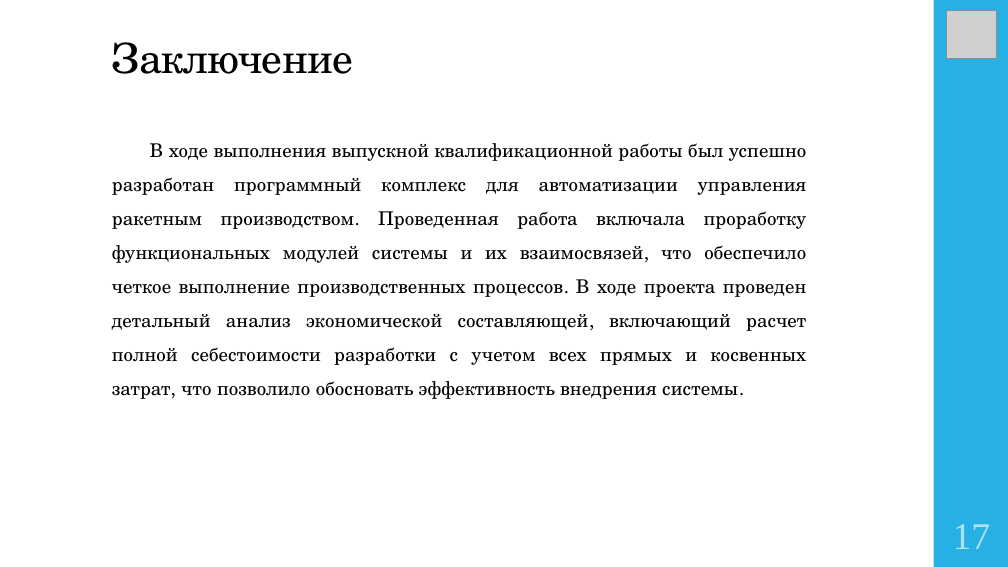
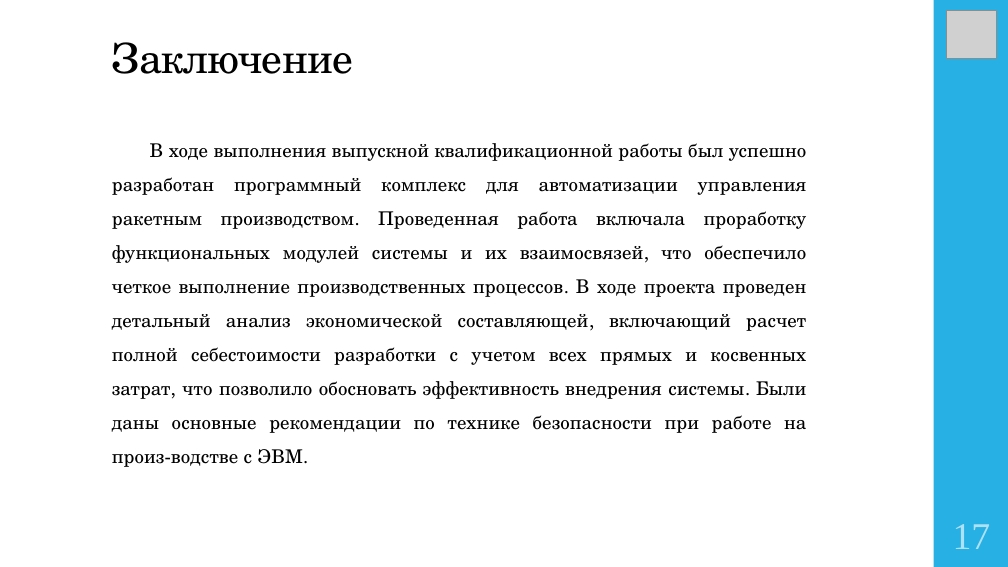
Before and after one commit to drmkrv/Zavod, a slide deck: slide 17 of ВКР и презентация/Презентация Живайкин.pptx. Drawn at 1008x567 pixels with LibreOffice and Linux fonts; fonts in the diff are those of the drawing; grey boxes stand for pictures. Boxes give left, top, right and bottom in pixels: in the first picture for what was removed or moved away, otherwise in the second. Text is boxed around its words. In the diff, an @@ line names an element or a change of style, - is before the commit and + after.

```diff
--- a/ВКР и презентация/Презентация Живайкин.pptx
+++ b/ВКР и презентация/Презентация Живайкин.pptx
@@ text at <box>112,143,807,467</box>: text changed @@
-В ходе выполнения выпускной квалификационной работы был успешно разработан программный комплекс для автоматизации управления ракетным производством. Проведенная работа включала проработку функциональных модулей системы и их взаимосвязей, что обеспечило четкое выполнение производственных процессов. В ходе проекта проведен детальный анализ экономической составляющей, включающий расчет полной себестоимости разработки с учетом всех прямых и косвенных затрат, что позволило обосновать эффективность внедрения системы.
+В ходе выполнения выпускной квалификационной работы был успешно разработан программный комплекс для автоматизации управления ракетным производством. Проведенная работа включала проработку функциональных модулей системы и их взаимосвязей, что обеспечило четкое выполнение производственных процессов. В ходе проекта проведен детальный анализ экономической составляющей, включающий расчет полной себестоимости разработки с учетом всех прямых и косвенных затрат, что позволило обосновать эффективность внедрения системы. Были даны основные рекомендации по технике безопасности при работе на произ-водстве с ЭВМ.
```
Also in this commit, not shown: 3 other slides changed, 6 other files.
